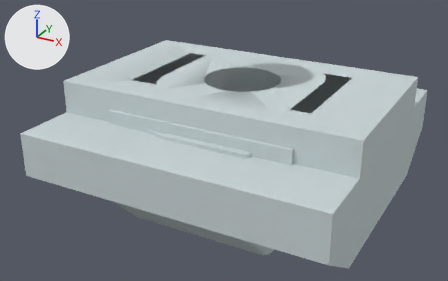
An edit to the Blender file cad_fasteners.blend, drawn before and after from the same camera.
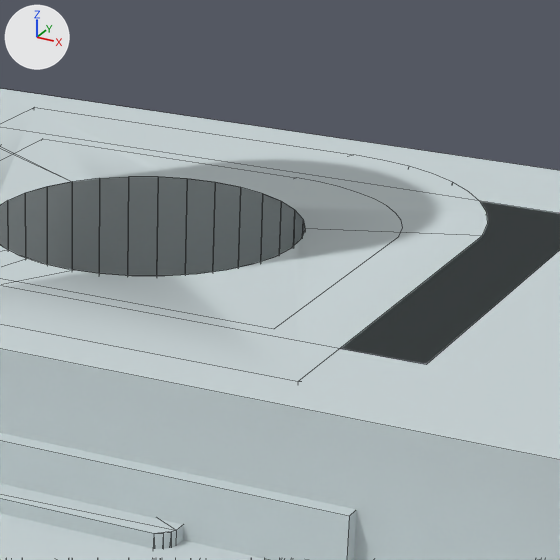
Old and new are each drawn whole from a 50 mm lens placed at (13.9, -27.3, 10.0), pointed at (-0.8, -0.4, -3.5) and again close up on the part from 46% to 77% of the width and 9% to 57% of the height. Lighting does not change. The marker at upper left points along +X, +Y and +Z. The close-ups show mesh edges as thin lines. The same objects are shown in both versions, whatever each file hides.

Names of what the first close-up shows: '2020 Drop In T-Nut', '2020 Sliding T-Nut', '3030 Drop In T-Nut', '3030 Sliding T-Nut'.
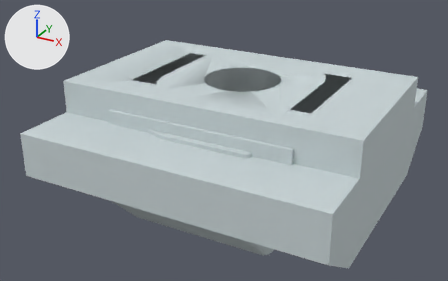
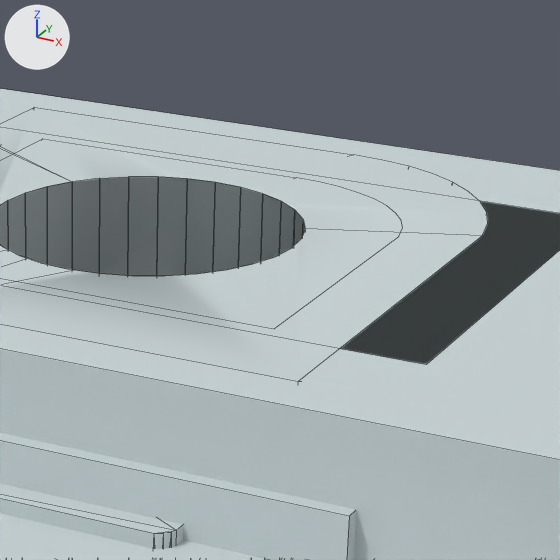
Commit message: cad_fasteners.{py,blend}: Added preliminary support for Hex Socket Sleeve Nuts

ob_t_nut_bore is not drawn itself; it is used by a modifier of ob_2020_drop_in_t_nut, ob_2020_sliding_t_nut, ob_3030_drop_in_t_nut, ob_3030_sliding_t_nut, ob_m5_sleeve_nut_template.

Where the change shows, as pixel boxes (x1, y1, x2, y2) in the close-ups (560 x 560 px):
'3030 Sliding T-Nut', modifiers changed, reshaped
    both: (0, 89, 560, 560)
'3030 Drop In T-Nut', modifiers changed, reshaped
    both: (0, 107, 488, 382)
'2020 Sliding T-Nut', modifiers changed, reshaped
    both: (0, 177, 560, 560)
'2020 Drop In T-Nut', modifiers changed, reshaped
    both: (0, 177, 305, 549)

Edits to the bpy script that builds the scene:
```text
Add me_cylinder_003:
    me_cylinder_003.from_pydata(...)  # a 32-sided cylinder along z spanning x -2.0..2.0, y -2.0..2.0, z -10.0..0.0
    me_cylinder_003.polygons.foreach_set('use_smooth', [True] * 34)
Change ob_2020_drop_in_t_nut:
    where _m = ob_2020_drop_in_t_nut.modifiers.new('Boolean', 'BOOLEAN')
    _m.object: ob_bore -> ob_t_nut_bore
Change ob_2020_sliding_t_nut:
    where _m = ob_2020_sliding_t_nut.modifiers.new('Boolean', 'BOOLEAN')
    _m.object: ob_bore -> ob_t_nut_bore
Change ob_3030_drop_in_t_nut:
    where _m = ob_3030_drop_in_t_nut.modifiers.new('Boolean', 'BOOLEAN')
    _m.object: ob_bore -> ob_t_nut_bore
Change ob_3030_sliding_t_nut:
    where _m = ob_3030_sliding_t_nut.modifiers.new('Boolean', 'BOOLEAN')
    _m.object: ob_bore -> ob_t_nut_bore
Change ob_bore:
    ob_bore: bpy.data.objects.new('Bore', me_cylinder_002) -> bpy.data.objects.new('Bore', me_cylinder_003)
Add ob_t_nut_bore:
    ob_t_nut_bore = bpy.data.objects.new('T-Nut Bore', me_cylinder_002)
    ob_t_nut_bore.location = (0.0, 0.0, 0.0)
    ob_t_nut_bore.visible_camera = False
    ob_t_nut_bore.visible_diffuse = False
    ob_t_nut_bore.visible_glossy = False
    ob_t_nut_bore.visible_transmission = False
    ob_t_nut_bore.hide_set(True)
```
